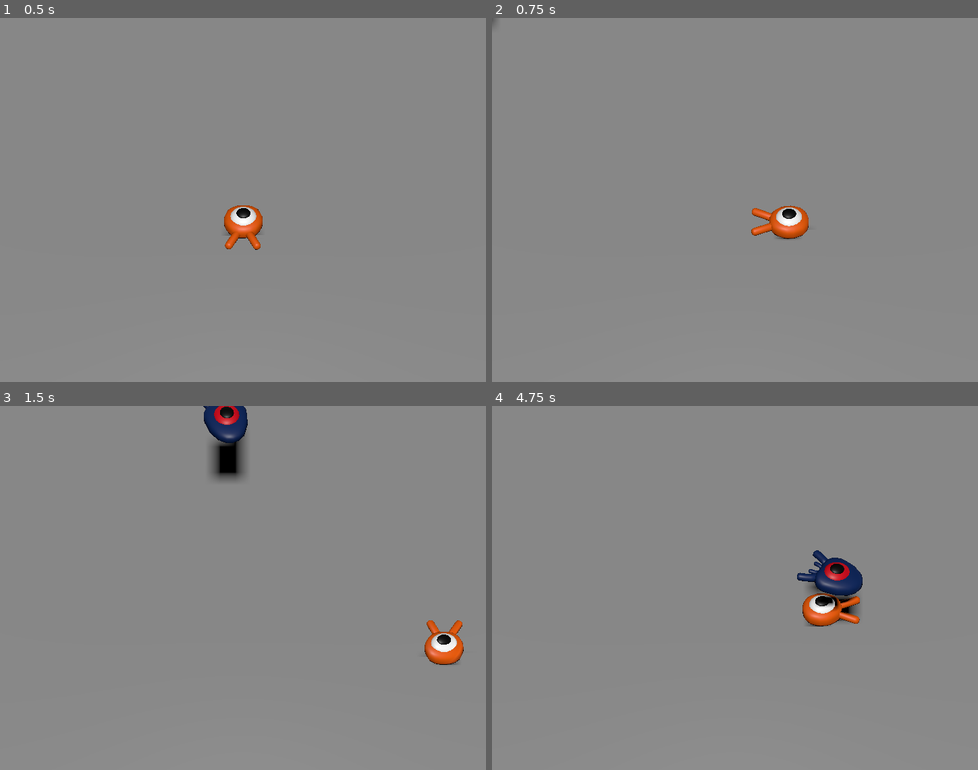
Above: before the commit, frames 1-4 (two rows, left to right).
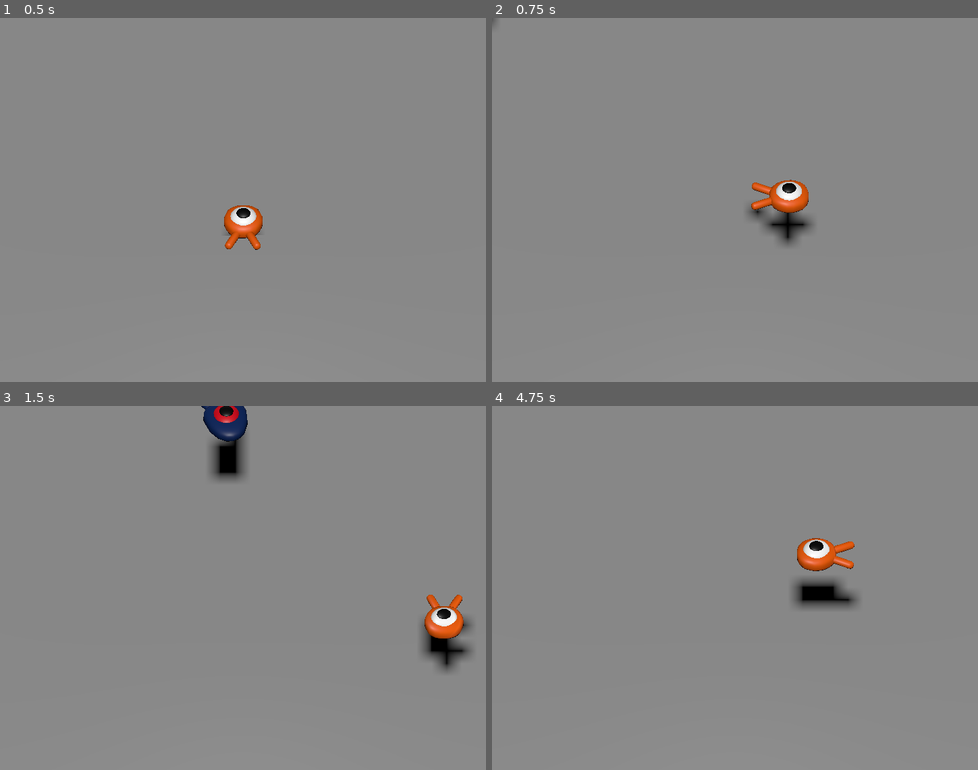
Above: after the commit, the same moments.

Repository: watahikiyoshihiro/squash_the_creeps
Game: Godot game, scene res://main.tscn
Same seed, same stepped clock (60 frames per second), same inputs: the game is played once before the commit and once after it. Before the commit the project has no main scene; this scene is started directly in both runs.
Inputs:
- Up to frame 1 (0.5 s): no input
- Up to frame 2 (0.75 s): tap Enter at 0.5 s; hold Right (move_right) from 0.53 s (still down); tap Space (jump) at 0.6 s
- Up to frame 3 (1.5 s): tap Space (jump) at 0.77, 1.07, 1.35 s; release Right (move_right) at 1.28 s; hold Down (move_back) from 1.28 s (still down)
- Up to frame 4 (4.75 s): tap Space (jump) at 1.52, 1.82, 2.1, 2.85, 3.02, 3.32, 3.6, 3.77, 4.07, 4.35, 4.52 s; release Down (move_back) at 2.03 s; hold Right (move_right) 2.03-2.78 s; hold Up (move_forward) 2.78-3.53 s; hold Left (move_left) from 3.53 s (still down)

Frame 1 is identical in both runs. In frame 2, 1.5% of the frame differs, in the area x 52-66%, y 44-63%; in frame 3, 1.5%; in frame 4, 2.6%, in the area x 61-77%, y 36-61%.

Commit message:
Jumping and squashing monsters

Diff:
--- a/Mob.gd
+++ b/Mob.gd
@@ -5,6 +5,12 @@
 # Maximum speed of the mob in meters per second.
 @export var max_speed = 18
 
+# Emitted when the player jumped on the mob.
+signal squashed
+
+func squash():
+	squashed.emit()
+	queue_free()
 
 func _physics_process(_delta):
 	move_and_slide()
--- a/main.tscn
+++ b/main.tscn
@@ -29,6 +29,8 @@
 
 [node name="Ground" type="StaticBody3D" parent="."]
 transform = Transform3D(1, 0, 0, 0, 1, 0, 0, 0, 1, 2.08165e-12, -1, 2.08165e-12)
+collision_layer = 4
+collision_mask = 0
 
 [node name="CollisionShape3D" type="CollisionShape3D" parent="Ground"]
 shape = SubResource("BoxShape3D_xfo3d")
--- a/mob.tscn
+++ b/mob.tscn
@@ -6,7 +6,9 @@
 [sub_resource type="BoxShape3D" id="BoxShape3D_yvi58"]
 size = Vector3(2, 2, 2)
 
-[node name="Mob" type="CharacterBody3D"]
+[node name="Mob" type="CharacterBody3D" groups=["mob"]]
+collision_layer = 2
+collision_mask = 0
 script = ExtResource("1_r80ef")
 
 [node name="Pivot" type="Node3D" parent="."]
--- a/player.gd
+++ b/player.gd
@@ -4,6 +4,11 @@
 @export var speed = 14
 # The downward acceleration when in the air, in meters per second squared.
 @export var fall_acceleration = 75
+# Vertical impulse applied to the character upon jumping in meters per second.
+@export var jump_impulse = 20
+# Vertical impulse applied to the character upon bouncing over a mob in
+# meters per second.
+@export var bounce_impulse = 16
 
 var target_velocity = Vector3.ZERO
 
@@ -39,3 +44,27 @@
 	# Moving the Character
 	velocity = target_velocity
 	move_and_slide()
+
+	# Jumping.
+	if is_on_floor() and Input.is_action_just_pressed("jump"):
+		target_velocity.y = jump_impulse
+
+		# Iterate through all collisions that occurred this frame
+	for index in range(get_slide_collision_count()):
+		# We get one of the collisions with the player
+		var collision = get_slide_collision(index)
+
+		# If the collision is with ground
+		if collision.get_collider() == null:
+			continue
+
+		# If the collider is with a mob
+		if collision.get_collider().is_in_group("mob"):
+			var mob = collision.get_collider()
+			# we check that we are hitting it from above.
+			if Vector3.UP.dot(collision.get_normal()) > 0.1:
+				# If so, we squash it and bounce.
+				mob.squash()
+				target_velocity.y = bounce_impulse
+				# Prevent further duplicate calls.
+				break
--- a/player.tscn
+++ b/player.tscn
@@ -7,6 +7,7 @@
 radius = 0.8
 
 [node name="Player" type="CharacterBody3D"]
+collision_mask = 6
 script = ExtResource("1_1ku5n")
 
 [node name="Pivot" type="Node3D" parent="."]
--- a/project.godot
+++ b/project.godot
@@ -11,6 +11,7 @@
 [application]
 
 config/name="Squash the Creeps (3D)"
+run/main_scene="res://main.tscn"
 config/features=PackedStringArray("4.2")
 config/icon="res://icon.png"
 
@@ -56,6 +57,12 @@
 ]
 }
 
+[layer_names]
+
+3d_physics/layer_1="player"
+3d_physics/layer_2="enemies"
+3d_physics/layer_3="world"
+
 [rendering]
 
 quality/driver/driver_name="GLES2"
